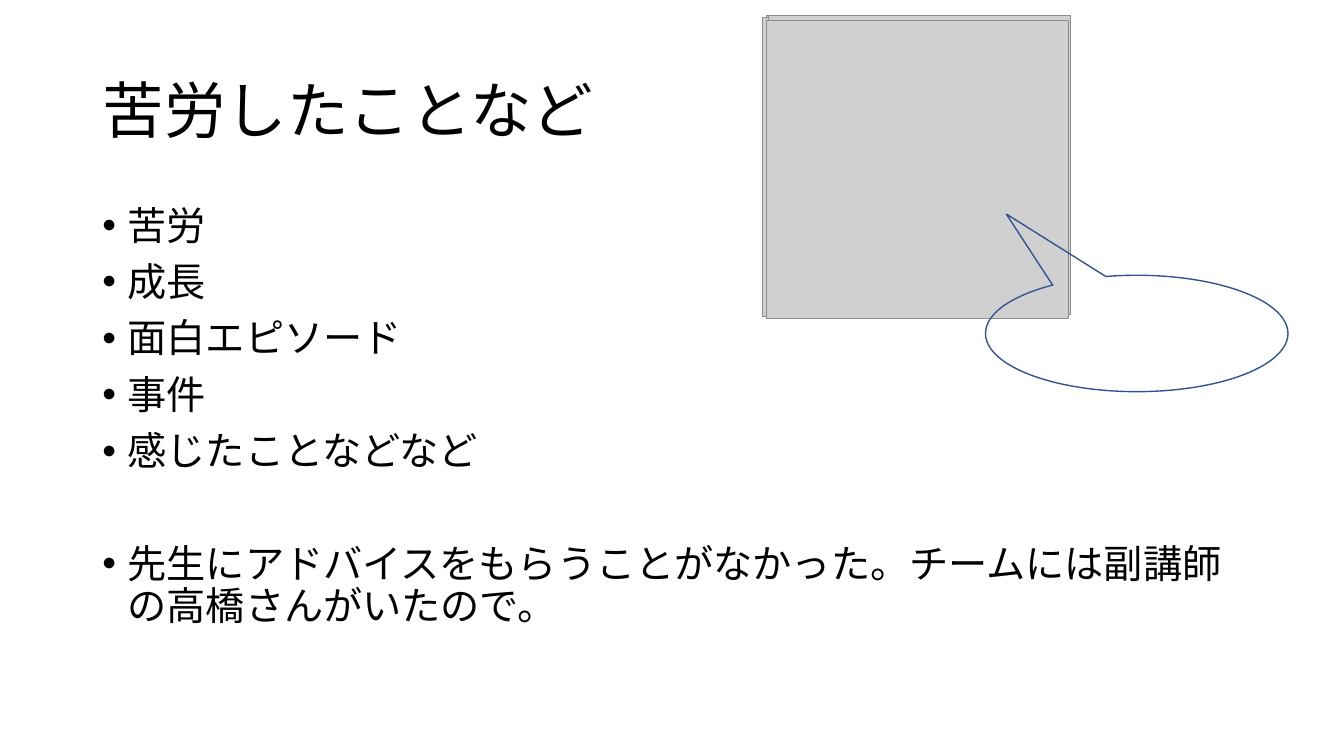
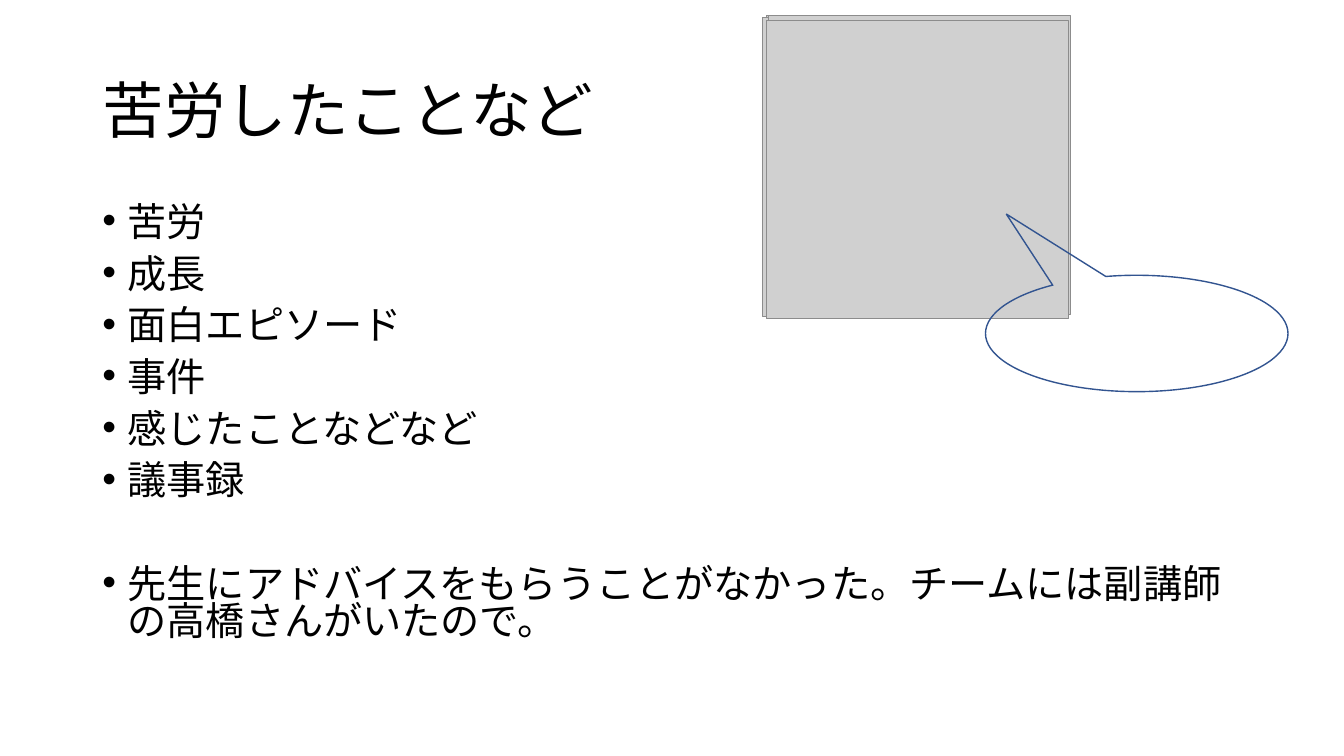
Before and after one commit to dojo2023/E-3, a slide deck: slide 13 of doc/チーム開発成果発表.pptm (slide 14 before the commit). Drawn at 1344x756 pixels with LibreOffice and Linux fonts; fonts in the diff are those of the drawing; grey boxes stand for pictures. Boxes give left, top, right and bottom in pixels: in the first picture for what was removed or moved away, otherwise in the second. Text is boxed around its words. In the diff, an @@ line names an element or a change of style, - is before the commit and + after.

```diff
--- a/doc/チーム開発成果発表.pptm
+++ b/doc/チーム開発成果発表.pptm
@@ text at bbox=[128, 203, 1222, 638]: line spacing 0.9 to 0.8 @@
@@ text at bbox=[128, 461, 245, 498]: paragraph added @@
+• 議事録
```
Also in this commit, not shown: 9 other slides changed, 2 slides added, 2 slides removed.
